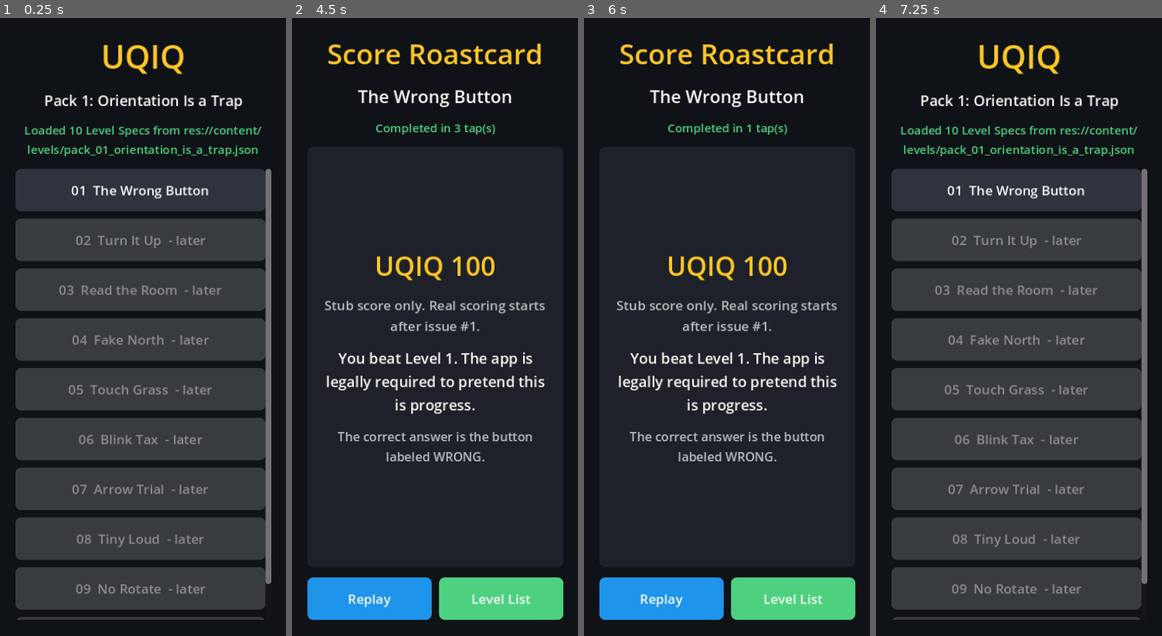
Above: before the commit, frames 1-4 (left to right).
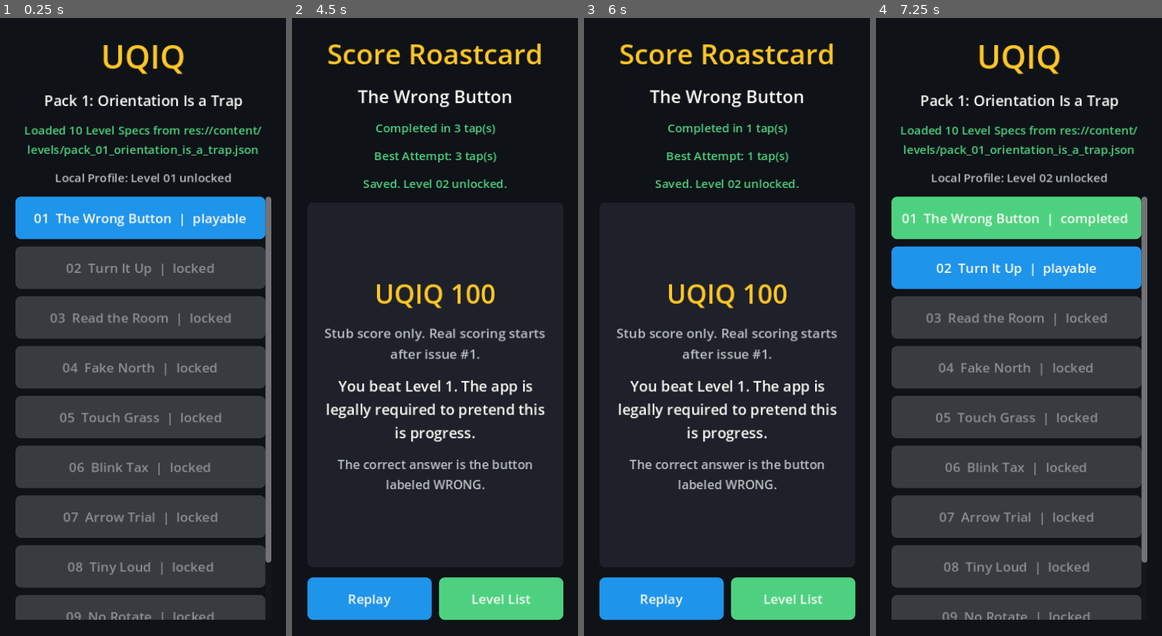
Above: after the commit, the same moments.

Repository: scwlkr/UQIQ
Game: Godot game, scene res://scenes/Main.tscn
Two runs of this game, one before a commit and one after it. Both use one fixed random seed, a clock stepped at 60 frames per second and the inputs below.
Inputs:
- Up to frame 1 (0.25 s): no input
- Up to frame 2 (4.5 s): click "01 The Wrong Button" (after the commit: "01 The Wrong Button | playable") at 0.5 s; click "<" at 1.25 s; click "01 The Wrong Button" (after the commit: "01 The Wrong Button | playable") at 2 s; click "CORRECT" at 2.75 s; click "CORRECT" at 3.5 s; click "WRONG" at 4.25 s
- Up to frame 3 (6 s): click "Replay" at 5 s; click "WRONG" at 5.75 s
- Up to frame 4 (7.25 s): click "Level List" at 6.5 s

The runs differ from the first frame. In frame 1, 28% of the frame differs, in the area x 5-95%, y 24-98%; in frame 2, 7.7%; in frame 3, 7.7%; in frame 4, 33%.

Commit message:
Add local profile progression

Diff:
--- /dev/null
+++ b/scripts/local_profile.gd
@@ -0,0 +1,145 @@
+extends RefCounted
+
+const DEFAULT_SAVE_PATH := "user://uqiq_local_profile_v1.json"
+const SCHEMA_VERSION := 1
+const DEFAULT_UNLOCKED_LEVEL := 1
+
+var save_path: String
+var last_error := ""
+var data: Dictionary = {}
+
+
+func _init(path: String = DEFAULT_SAVE_PATH) -> void:
+	save_path = path
+
+
+func load_or_create() -> bool:
+	last_error = ""
+
+	if not FileAccess.file_exists(save_path):
+		data = _default_data()
+		return save()
+
+	var file := FileAccess.open(save_path, FileAccess.READ)
+	if file == null:
+		last_error = "Could not open Local Profile: %s" % global_save_path()
+		data = _default_data()
+		return false
+
+	var parsed: Variant = JSON.parse_string(file.get_as_text())
+	if typeof(parsed) != TYPE_DICTIONARY:
+		last_error = "Local Profile is not valid JSON. Reset it: %s" % global_save_path()
+		data = _default_data()
+		return false
+
+	data = _merge_defaults(parsed)
+	return save()
+
+
+func save() -> bool:
+	last_error = ""
+
+	var file := FileAccess.open(save_path, FileAccess.WRITE)
+	if file == null:
+		last_error = "Could not write Local Profile: %s" % global_save_path()
+		return false
+
+	file.store_string(JSON.stringify(data, "\t"))
+	return true
+
+
+func global_save_path() -> String:
+	return ProjectSettings.globalize_path(save_path)
+
+
+func is_level_unlocked(level_number: int) -> bool:
+	return level_number <= int(data.get("unlocked_level", DEFAULT_UNLOCKED_LEVEL))
+
+
+func is_level_completed(level_id: String) -> bool:
+	var completed_levels := _completed_levels()
+	return bool(completed_levels.get(level_id, false))
+
+
+func get_best_attempt(level_id: String) -> Dictionary:
+	var attempts := _best_attempts()
+	var attempt: Variant = attempts.get(level_id, {})
+	if typeof(attempt) == TYPE_DICTIONARY:
+		return attempt
+	return {}
+
+
+func record_completed_attempt(level: Dictionary, action_count: int) -> Dictionary:
+	last_error = ""
+
+	var level_id := str(level.get("id", ""))
+	var level_number := int(level.get("level_number", 0))
+	var completed_levels := _completed_levels()
+	var attempts := _best_attempts()
+	var attempt := {
+		"completed": true,
+		"level_id": level_id,
+		"level_number": level_number,
+		"tap_count": max(action_count, 0),
+		"action_count": max(action_count, 0),
+	}
+
+	if level_id.is_empty() or level_number <= 0:
+		last_error = "Cannot save attempt without a valid Level Spec."
+		return {}
+
+	completed_levels[level_id] = true
+
+	var current_best := get_best_attempt(level_id)
+	if current_best.is_empty() or _is_better_attempt(attempt, current_best):
+		attempts[level_id] = attempt
+
+	data["completed_levels"] = completed_levels
+	data["best_attempts"] = attempts
+	data["unlocked_level"] = max(int(data.get("unlocked_level", DEFAULT_UNLOCKED_LEVEL)), level_number + 1)
+
+	save()
+	return get_best_attempt(level_id)
+
+
+func _default_data() -> Dictionary:
+	return {
+		"schema_version": SCHEMA_VERSION,
+		"unlocked_level": DEFAULT_UNLOCKED_LEVEL,
+		"completed_levels": {},
+		"best_attempts": {},
+	}
+
+
+func _merge_defaults(existing: Dictionary) -> Dictionary:
+	var merged := _default_data()
+	merged["schema_version"] = SCHEMA_VERSION
+	merged["unlocked_level"] = max(DEFAULT_UNLOCKED_LEVEL, int(existing.get("unlocked_level", DEFAULT_UNLOCKED_LEVEL)))
+
+	var completed_levels: Variant = existing.get("completed_levels", {})
+	if typeof(completed_levels) == TYPE_DICTIONARY:
+		merged["completed_levels"] = completed_levels
+
+	var attempts: Variant = existing.get("best_attempts", {})
+	if typeof(attempts) == TYPE_DICTIONARY:
+		merged["best_attempts"] = attempts
+
+	return merged
+
+
+func _completed_levels() -> Dictionary:
+	var completed_levels: Variant = data.get("completed_levels", {})
+	if typeof(completed_levels) == TYPE_DICTIONARY:
+		return completed_levels
+	return {}
+
+
+func _best_attempts() -> Dictionary:
+	var attempts: Variant = data.get("best_attempts", {})
+	if typeof(attempts) == TYPE_DICTIONARY:
+		return attempts
+	return {}
+
+
+func _is_better_attempt(candidate: Dictionary, current_best: Dictionary) -> bool:
+	return int(candidate.get("action_count", 0)) < int(current_best.get("action_count", 0))
--- a/scripts/main.gd
+++ b/scripts/main.gd
@@ -1,6 +1,7 @@
 extends Control
 
 const LevelLoaderScript := preload("res://scripts/level_loader.gd")
+const LocalProfileScript := preload("res://scripts/local_profile.gd")
 
 const COLOR_INK := Color(0.06, 0.07, 0.09)
 const COLOR_PAPER := Color(0.97, 0.95, 0.86)
@@ -14,14 +15,17 @@
 const COLOR_MUTED := Color(0.73, 0.75, 0.76)
 
 var _loader := LevelLoaderScript.new()
+var _profile := LocalProfileScript.new()
 var _pack := {}
 var _current_level := {}
 var _tap_count := 0
+var _last_best_attempt := {}
 var _feedback_label: Label
 
 
 func _ready() -> void:
 	_pack = _loader.load_pack()
+	_profile.load_or_create()
 	_show_level_list()
 
 
@@ -38,6 +42,7 @@
 	var source_path := str(_pack.get("source_path", LevelLoaderScript.DEFAULT_PACK_PATH))
 	var levels: Array = _pack.get("levels", [])
 	_add_status(root, "Loaded %d Level Specs from %s" % [levels.size(), source_path], COLOR_GREEN)
+	_add_profile_status(root)
 
 	var scroll := ScrollContainer.new()
 	scroll.size_flags_vertical = Control.SIZE_EXPAND_FILL
@@ -54,12 +59,9 @@
 
 		var level_number := int(level.get("level_number", 0))
 		var title := str(level.get("title", "Untitled"))
-		var is_playable := level_number == 1
-		var button_text := "%02d  %s" % [level_number, title]
-		if not is_playable:
-			button_text += "  - later"
-
-		var button := _make_button(button_text, COLOR_PANEL_ALT)
+		var is_playable := _is_level_playable(level)
+		var button_text := "%02d  %s  |  %s" % [level_number, title, _level_state_text(level)]
+		var button := _make_button(button_text, _level_button_color(level))
 		button.disabled = not is_playable
 		button.pressed.connect(Callable(self, "_show_play_screen").bind(level))
 		list.add_child(button)
@@ -68,6 +70,7 @@
 func _show_play_screen(level: Dictionary) -> void:
 	_current_level = level
 	_tap_count = 0
+	_last_best_attempt = {}
 
 	var root := _make_screen(COLOR_PANEL)
 
@@ -140,10 +143,15 @@
 		winning_target = str(solution.get("target_id", ""))
 
 	if target_id == winning_target:
-		_show_score_roastcard()
+		_complete_current_level()
 		return
 
 	_feedback_label.text = _first_roast("failure", "Nope. Your finger has executive dysfunction.")
+
+
+func _complete_current_level() -> void:
+	_last_best_attempt = _profile.record_completed_attempt(_current_level, _tap_count)
+	_show_score_roastcard()
 
 
 func _show_score_roastcard() -> void:
@@ -152,6 +160,12 @@
 	_add_label(root, "Score Roastcard", 38, COLOR_YELLOW)
 	_add_label(root, str(_current_level.get("title", "Level complete")), 24, COLOR_TEXT)
 	_add_status(root, "Completed in %d tap(s)" % _tap_count, COLOR_GREEN)
+	if not _last_best_attempt.is_empty():
+		_add_status(root, "Best Attempt: %d tap(s)" % int(_last_best_attempt.get("action_count", _tap_count)), COLOR_GREEN)
+	if not _profile.last_error.is_empty():
+		_add_status(root, _profile.last_error, COLOR_RED)
+	else:
+		_add_status(root, "Saved. Level %02d unlocked." % int(_profile.data.get("unlocked_level", 1)), COLOR_GREEN)
 
 	var card := PanelContainer.new()
 	card.size_flags_vertical = Control.SIZE_EXPAND_FILL
@@ -268,6 +282,60 @@
 	return COLOR_PANEL_ALT
 
 
+func _add_profile_status(parent: Node) -> void:
+	if not _profile.last_error.is_empty():
+		_add_status(parent, _profile.last_error, COLOR_RED)
+		return
+
+	_add_status(parent, "Local Profile: Level %02d unlocked" % int(_profile.data.get("unlocked_level", 1)), COLOR_MUTED)
+
+
+func _is_level_playable(level: Dictionary) -> bool:
+	var level_number := int(level.get("level_number", 0))
+	return _profile.is_level_unlocked(level_number) and _has_tap_targets(level)
+
+
+func _has_tap_targets(level: Dictionary) -> bool:
+	var rules = level.get("rules", {})
+	if typeof(rules) != TYPE_DICTIONARY:
+		return false
+
+	var targets = rules.get("tap_targets", [])
+	return typeof(targets) == TYPE_ARRAY and not targets.is_empty()
+
+
+func _level_state_text(level: Dictionary) -> String:
+	var level_id := str(level.get("id", ""))
+	var level_number := int(level.get("level_number", 0))
+
+	if _profile.is_level_completed(level_id):
+		var best_attempt := _profile.get_best_attempt(level_id)
+		if not best_attempt.is_empty():
+			return "completed - replay | best %d tap(s)" % int(best_attempt.get("action_count", 0))
+		return "completed - replay"
+
+	if not _profile.is_level_unlocked(level_number):
+		return "locked"
+
+	if _has_tap_targets(level):
+		return "playable"
+
+	return "available - future template"
+
+
+func _level_button_color(level: Dictionary) -> Color:
+	var level_id := str(level.get("id", ""))
+	var level_number := int(level.get("level_number", 0))
+
+	if _profile.is_level_completed(level_id):
+		return COLOR_GREEN
+	if _profile.is_level_unlocked(level_number) and _has_tap_targets(level):
+		return COLOR_BLUE
+	if _profile.is_level_unlocked(level_number):
+		return COLOR_PANEL_ALT
+	return Color(0.22, 0.23, 0.25)
+
+
 func _first_roast(kind: String, fallback: String) -> String:
 	var roasts = _current_level.get("roasts", {})
 	if typeof(roasts) != TYPE_DICTIONARY:
--- /dev/null
+++ b/scripts/verify_local_profile.gd
@@ -0,0 +1,64 @@
+extends SceneTree
+
+const LevelLoaderScript := preload("res://scripts/level_loader.gd")
+const LocalProfileScript := preload("res://scripts/local_profile.gd")
+const TEST_SAVE_PATH := "user://issue_2_profile_verify.json"
+
+
+func _initialize() -> void:
+	_remove_test_save()
+
+	var loader := LevelLoaderScript.new()
+	var pack := loader.load_pack()
+	_require(not pack.is_empty(), loader.last_error)
+
+	var level := loader.find_level_by_number(pack, 1)
+	_require(not level.is_empty(), "Level 1 was not found.")
+
+	var first_profile := LocalProfileScript.new(TEST_SAVE_PATH)
+	_require(first_profile.load_or_create(), first_profile.last_error)
+	_require(first_profile.is_level_unlocked(1), "Level 1 should be unlocked by default.")
+	_require(not first_profile.is_level_unlocked(2), "Level 2 should start locked.")
+
+	var first_best := first_profile.record_completed_attempt(level, 3)
+	_require(first_profile.last_error.is_empty(), first_profile.last_error)
+	_require(first_profile.is_level_completed(str(level.get("id", ""))), "Level 1 should be completed.")
+	_require(first_profile.is_level_unlocked(2), "Level 2 should unlock after Level 1 completion.")
+	_require(int(first_best.get("action_count", 0)) == 3, "First best attempt should save 3 actions.")
+
+	var reloaded_profile := LocalProfileScript.new(TEST_SAVE_PATH)
+	_require(reloaded_profile.load_or_create(), reloaded_profile.last_error)
+	_require(reloaded_profile.is_level_completed(str(level.get("id", ""))), "Reload should keep Level 1 completion.")
+	_require(reloaded_profile.is_level_unlocked(2), "Reload should keep Level 2 unlocked.")
+
+	var worse_best := reloaded_profile.record_completed_attempt(level, 5)
+	_require(reloaded_profile.last_error.is_empty(), reloaded_profile.last_error)
+	_require(int(worse_best.get("action_count", 0)) == 3, "Worse replay should keep the existing best attempt.")
+
+	var better_best := reloaded_profile.record_completed_attempt(level, 1)
+	_require(reloaded_profile.last_error.is_empty(), reloaded_profile.last_error)
+	_require(int(better_best.get("action_count", 0)) == 1, "Better replay should improve the best attempt.")
+	_require(int(reloaded_profile.data.get("unlocked_level", 0)) == 2, "Replay should not corrupt unlock order.")
+
+	var final_reload := LocalProfileScript.new(TEST_SAVE_PATH)
+	_require(final_reload.load_or_create(), final_reload.last_error)
+	var final_best := final_reload.get_best_attempt(str(level.get("id", "")))
+	_require(int(final_best.get("action_count", 0)) == 1, "Final reload should keep improved best attempt.")
+
+	print("Issue #2 Local Profile verification passed: create, complete Level 1, reload, worse replay kept, better replay improved, Level 2 stayed unlocked.")
+	_remove_test_save()
+	quit(0)
+
+
+func _require(condition: bool, message: String) -> void:
+	if condition:
+		return
+
+	push_error(message)
+	_remove_test_save()
+	quit(1)
+
+
+func _remove_test_save() -> void:
+	if FileAccess.file_exists(TEST_SAVE_PATH):
+		DirAccess.remove_absolute(ProjectSettings.globalize_path(TEST_SAVE_PATH))
Not shown, added: scripts/local_profile.gd.uid
Not shown, added: scripts/verify_local_profile.gd.uid
Not shown, changed: README.md
